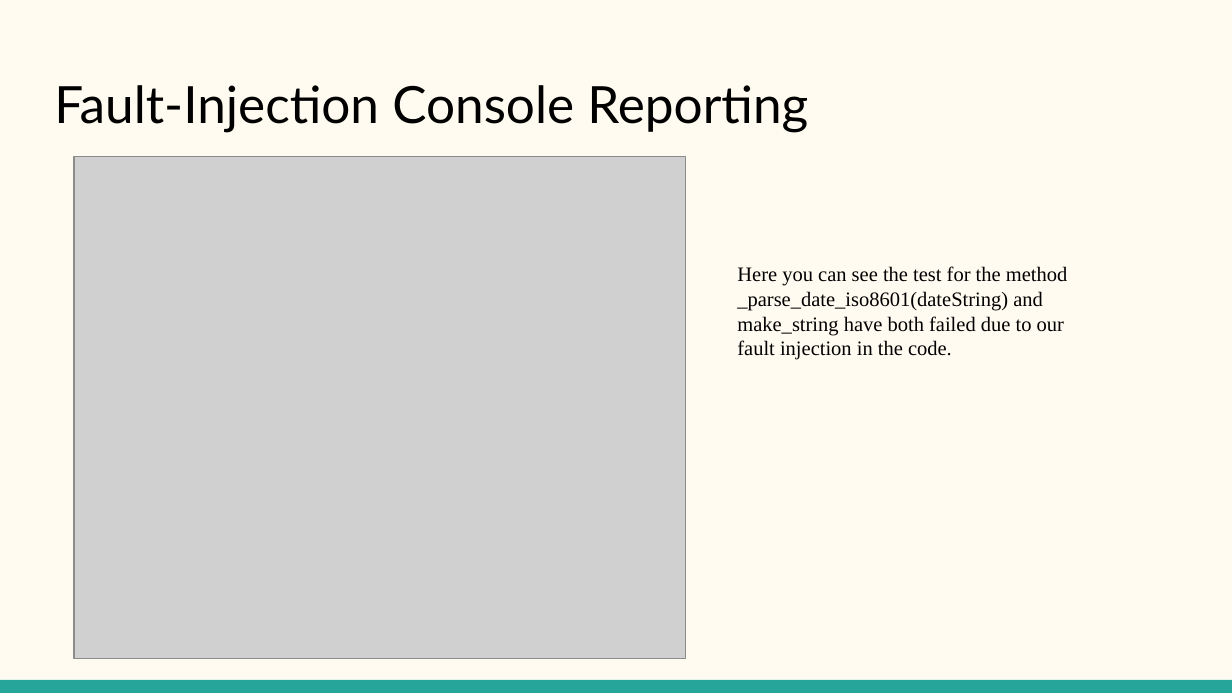
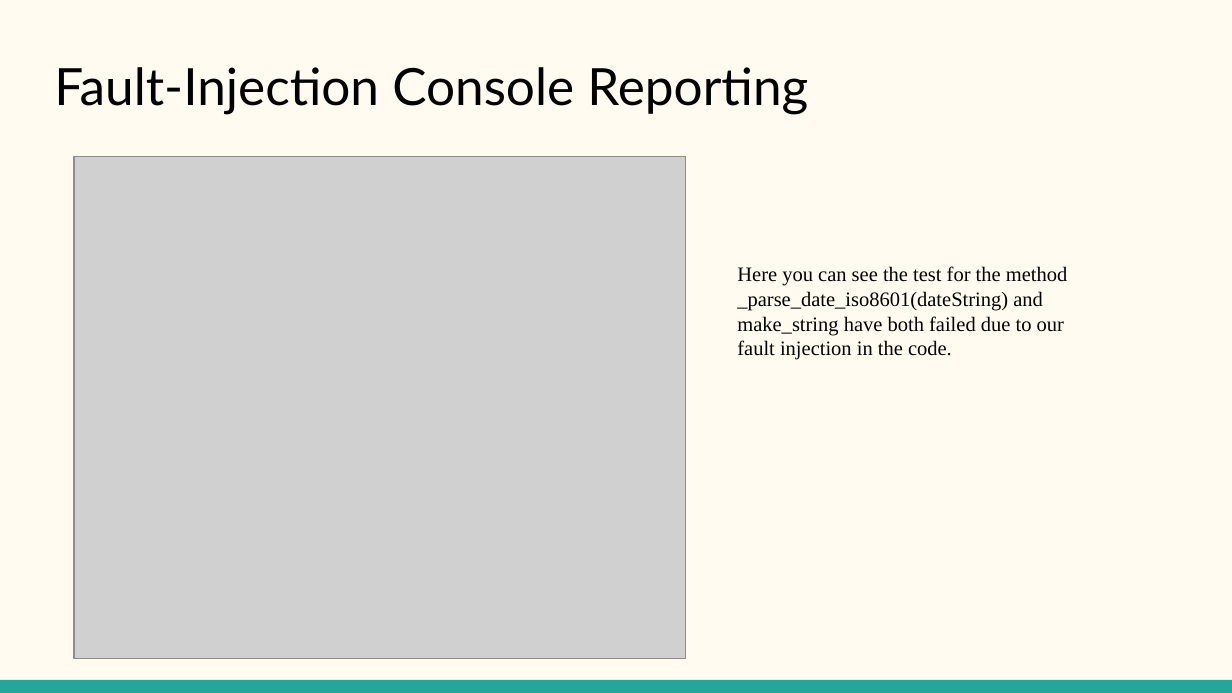
Before and after one commit to CSCI-362-03-2015/Team6, a slide deck: slide 11 of docs/Team6_presentation.pptx. Drawn at 1232x693 pixels with LibreOffice and Linux fonts; fonts in the diff are those of the drawing; grey boxes stand for pictures. Boxes give left, top, right and bottom in pixels: in the first picture for what was removed or moved away, otherwise in the second. Text is boxed around its words. In the diff, an @@ line names an element or a change of style, - is before the commit and + after.

```diff
--- a/docs/Team6_presentation.pptx
+++ b/docs/Team6_presentation.pptx
@@ title "Fault-Injection Console Reporting": place and size @@
-title "Fault-Injection Console Reporting" at box(54, 85, 808, 133)
+title "Fault-Injection Console Reporting" at box(54, 67, 808, 115)
```
Also in this commit, not shown: 8 other slides changed, 1 slide added, 1 other file.
